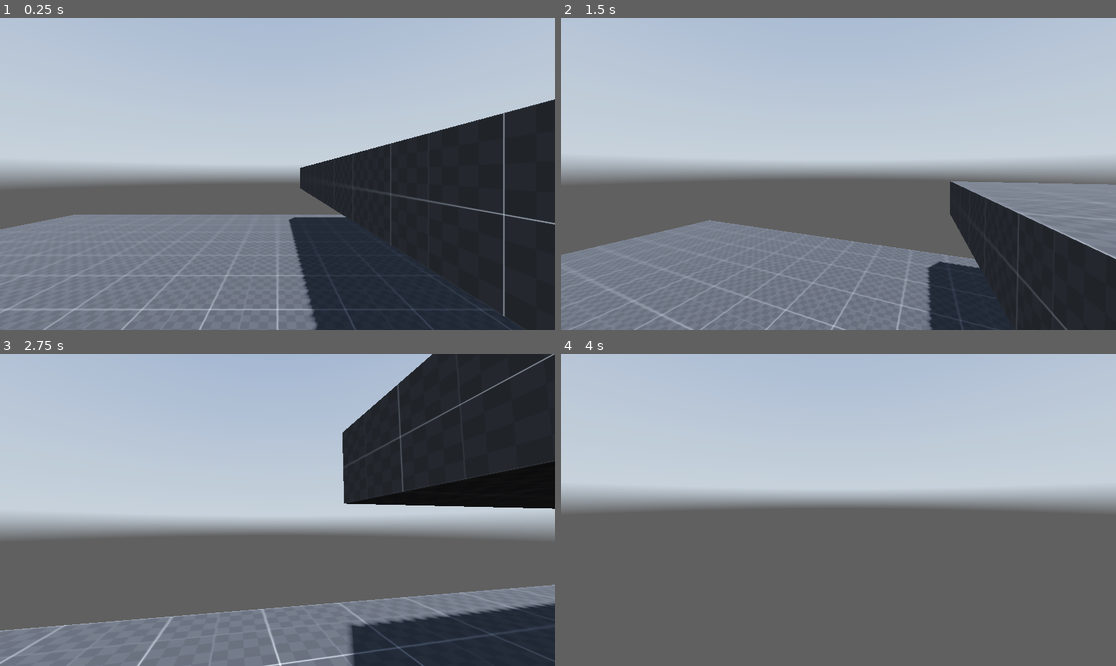
Above: before the commit, frames 1-4 (two rows, left to right).
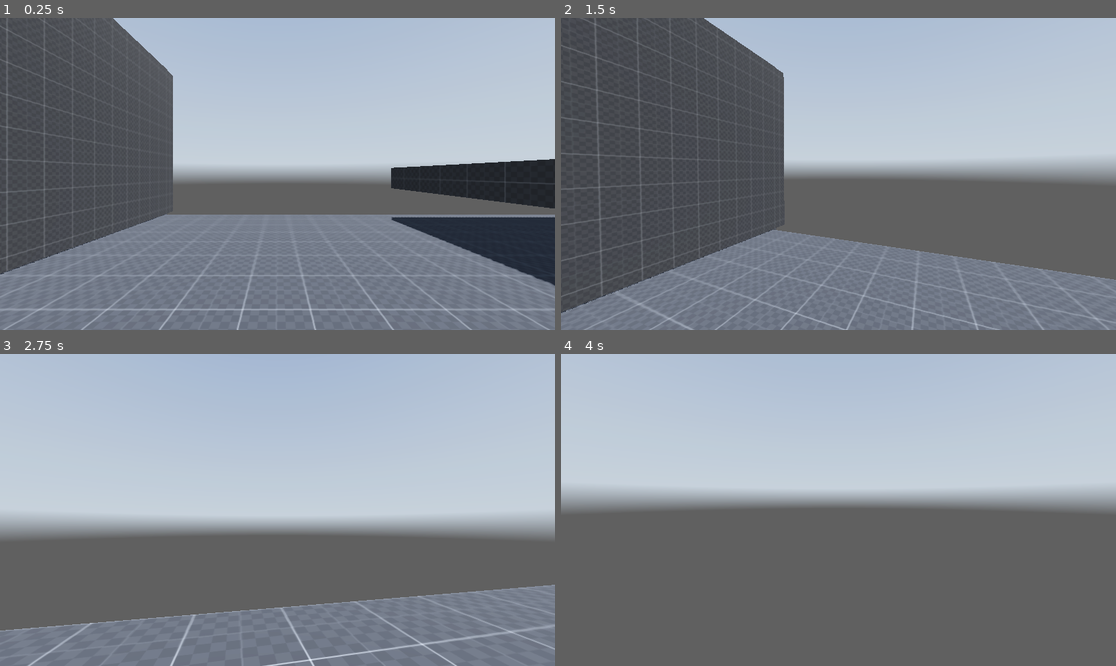
Above: after the commit, the same moments.

Repository: MikudayoJP/playground
Game: Godot game, scene res://scenes/main.tscn
The game is run twice, just before and just after one commit, with the same random seed, the same clock (stepped at 60 frames per second) and the same inputs. A sky picture missing from this copy of the repository is replaced by a grey-blue gradient.
Inputs (mouse positions are in pixels of both pictures, inside the frame that each line leads up to):
- Up to frame 1 (0.25 s): no input
- Up to frame 2 (1.5 s): tap Enter at 0.5 s; move the mouse to (866, 174) at 0.52 s; hold Ctrl (crouch) 0.53-1.28 s; hold W (forward) from 0.53 s (still down); tap Space (jump) at 0.77 s; move the mouse to (810, 174) at 1.27 s; tap Shift (sprint) at 1.35 s
- Up to frame 3 (2.75 s): keep holding W (forward); tap Space (jump) at 1.52 s; move the mouse to (288, 503) at 2.02 s; hold Ctrl (crouch) from 2.03 s (still down)
- Up to frame 4 (4 s): keep holding W (forward); move the mouse to (832, 516) at 2.77 s; release Ctrl (crouch) at 2.78 s; tap Shift (sprint) at 2.85 s; tap Space (jump) at 3.02, 3.5, 3.77 s; move the mouse to (877, 513) at 3.52 s; hold Ctrl (crouch) from 3.53 s (still down)

The runs differ from the first frame. In frame 1, 42% of the frame differs, in the area x 0-100%, y 0-100%; in frame 2, 42%; in frame 3, 23%; in frame 4, nothing differs.

Commit message:
just doing stuff (with rooms)

Diff:
--- /dev/null
+++ b/assets/materials/standardTestMaterial.tres
@@ -0,0 +1,7 @@
+[gd_resource type="StandardMaterial3D" load_steps=2 format=3 uid="uid://cq7ufoekja33p"]
+
+[ext_resource type="Texture2D" uid="uid://dfgo7b5tdsocn" path="res://assets/textures/texture_07.png" id="1_slvhp"]
+
+[resource]
+albedo_texture = ExtResource("1_slvhp")
+uv1_triplanar = true
--- a/project.godot
+++ b/project.godot
@@ -68,3 +68,9 @@
 , Object(InputEventJoypadButton,"resource_local_to_scene":false,"resource_name":"","device":-1,"button_index":1,"pressure":0.0,"pressed":true,"script":null)
 ]
 }
+open_menu={
+"deadzone": 0.5,
+"events": [Object(InputEventJoypadButton,"resource_local_to_scene":false,"resource_name":"","device":-1,"button_index":6,"pressure":0.0,"pressed":true,"script":null)
+, Object(InputEventKey,"resource_local_to_scene":false,"resource_name":"","device":-1,"window_id":0,"alt_pressed":false,"shift_pressed":false,"ctrl_pressed":false,"meta_pressed":false,"pressed":false,"keycode":0,"physical_keycode":4194305,"key_label":0,"unicode":0,"echo":false,"script":null)
+]
+}
--- a/scenes/main.tscn
+++ b/scenes/main.tscn
@@ -1,12 +1,8 @@
-[gd_scene load_steps=10 format=3 uid="uid://dmt8vg3c424r6"]
+[gd_scene load_steps=9 format=3 uid="uid://dmt8vg3c424r6"]
 
-[ext_resource type="Texture2D" uid="uid://dfgo7b5tdsocn" path="res://assets/textures/texture_07.png" id="1_3r6vr"]
+[ext_resource type="Material" uid="uid://cq7ufoekja33p" path="res://assets/materials/standardTestMaterial.tres" id="1_2g72i"]
 [ext_resource type="Texture2D" uid="uid://bhw8opr7h3ha2" path="res://assets/hdris/kloofendal_48d_partly_cloudy_puresky_4k.hdr" id="2_hqvt1"]
 [ext_resource type="Script" path="res://scripts/player.gd" id="3_scwxa"]
-
-[sub_resource type="StandardMaterial3D" id="StandardMaterial3D_ktt5v"]
-albedo_texture = ExtResource("1_3r6vr")
-uv1_triplanar = true
 
 [sub_resource type="PanoramaSkyMaterial" id="PanoramaSkyMaterial_tbvvn"]
 panorama = ExtResource("2_hqvt1")
@@ -33,13 +29,13 @@
 transform = Transform3D(1, 0, 0, 0, 1, 0, 0, 0, 1, 11.114, 1.8, 0)
 use_collision = true
 size = Vector3(20, 1, 20)
-material = SubResource("StandardMaterial3D_ktt5v")
+material = ExtResource("1_2g72i")
 
 [node name="CSGBox3D" type="CSGBox3D" parent="stage"]
 transform = Transform3D(1, 0, 0, 0, 1, 0, 0, 0, 1, 0, -0.5, 0)
 use_collision = true
 size = Vector3(20, 1, 20)
-material = SubResource("StandardMaterial3D_ktt5v")
+material = ExtResource("1_2g72i")
 
 [node name="env" type="Node3D" parent="."]
 
@@ -51,7 +47,7 @@
 shadow_enabled = true
 
 [node name="player" type="CharacterBody3D" parent="."]
-transform = Transform3D(1, 0, 0, 0, 1, 0, 0, 0, 1, 0, 0.999666, 0)
+transform = Transform3D(1, 0, 0, 0, 1, 0, 0, 0, 1, -4.4854, 0.99967, 0)
 script = ExtResource("3_scwxa")
 
 [node name="standing_collison_shape" type="CollisionShape3D" parent="player"]
@@ -70,3 +66,43 @@
 [node name="RayCast3D" type="RayCast3D" parent="player"]
 transform = Transform3D(1, 0, 0, 0, 1, 0, 0, 0, 1, 0, -0.999644, 0)
 target_position = Vector3(0, 2, 0)
+
+[node name="house" type="Node3D" parent="."]
+
+[node name="CSGBox3D4" type="CSGBox3D" parent="house"]
+transform = Transform3D(0.18548, 0, 0, 0, -8.10761e-09, 0.18548, 0, -0.18548, -8.10761e-09, -10.3381, 2.61824, -0.174992)
+operation = 1
+use_collision = true
+size = Vector3(1, 10.8792, 30.2993)
+material = ExtResource("1_2g72i")
+
+[node name="CSGBox3D" type="CSGBox3D" parent="house"]
+transform = Transform3D(0.66243, 0, 0, 0, 0.66243, 0, 0, 0, 0.66243, -10.3381, 3.61824, -0.174992)
+operation = 1
+use_collision = true
+size = Vector3(1, 10.8792, 30.2993)
+material = ExtResource("1_2g72i")
+
+[node name="CSGBox3D3" type="CSGBox3D" parent="house"]
+transform = Transform3D(0.66243, 0, 0, 0, 0.66243, 0, 0, 0, 0.66243, -22.2335, 3.61824, -0.174992)
+use_collision = true
+size = Vector3(1, 10.8792, 30.2993)
+material = ExtResource("1_2g72i")
+
+[node name="CSGBox3D5" type="CSGBox3D" parent="house"]
+transform = Transform3D(-2.89557e-08, 0, 0.66243, 0, 0.66243, 0, -0.66243, 0, -2.89557e-08, -16.3124, 3.61824, 10.1436)
+use_collision = true
+size = Vector3(1, 10.8792, 18.925)
+material = ExtResource("1_2g72i")
+
+[node name="CSGBox3D6" type="CSGBox3D" parent="house"]
+transform = Transform3D(-2.89557e-08, 0, 0.66243, 0, 0.66243, 0, -0.66243, 0, -2.89557e-08, -16.3124, 3.61824, -10.4971)
+use_collision = true
+size = Vector3(1, 10.8792, 18.925)
+material = ExtResource("1_2g72i")
+
+[node name="CSGBox3D2" type="CSGBox3D" parent="house"]
+transform = Transform3D(-1.90156e-08, -0.435026, 0, 0.435026, -1.90156e-08, 0, 0, 0, 0.435026, -16.2845, -0.215519, -0.169436)
+use_collision = true
+size = Vector3(1, 28.9196, 46.0011)
+material = ExtResource("1_2g72i")
Not shown, added: assets/buildings/exports/BrickBuilding.glb.import
Not shown, added: assets/buildings/exports/BrickBuilding_brick_buillding_front_lowres.png.import
Not shown, added: assets/buildings/exports/IndustrialBuilding.glb.import
Not shown, added: assets/buildings/exports/IndustrialBuilding_industrial_building_front_lowres.png.import
Not shown, added: assets/buildings/exports/Road.glb.import
Not shown, added: assets/buildings/exports/Road_road_lowres.png.import
Not shown, added: assets/buildings/exports/SideWalk.glb.import
Not shown, added: assets/buildings/exports/SideWalkCorner.glb.import
Not shown, added: assets/buildings/exports/SideWalkCorner_sidewalk_lowres.png.import
Not shown, added: assets/buildings/exports/SideWalk_sidewalk_lowres.png.import
Not shown, added: assets/buildings/exports/brick_buillding_front_lowres.png.import
Not shown, added: assets/buildings/exports/industrial_building_front_lowres.png.import
(and 12 more such lines)
